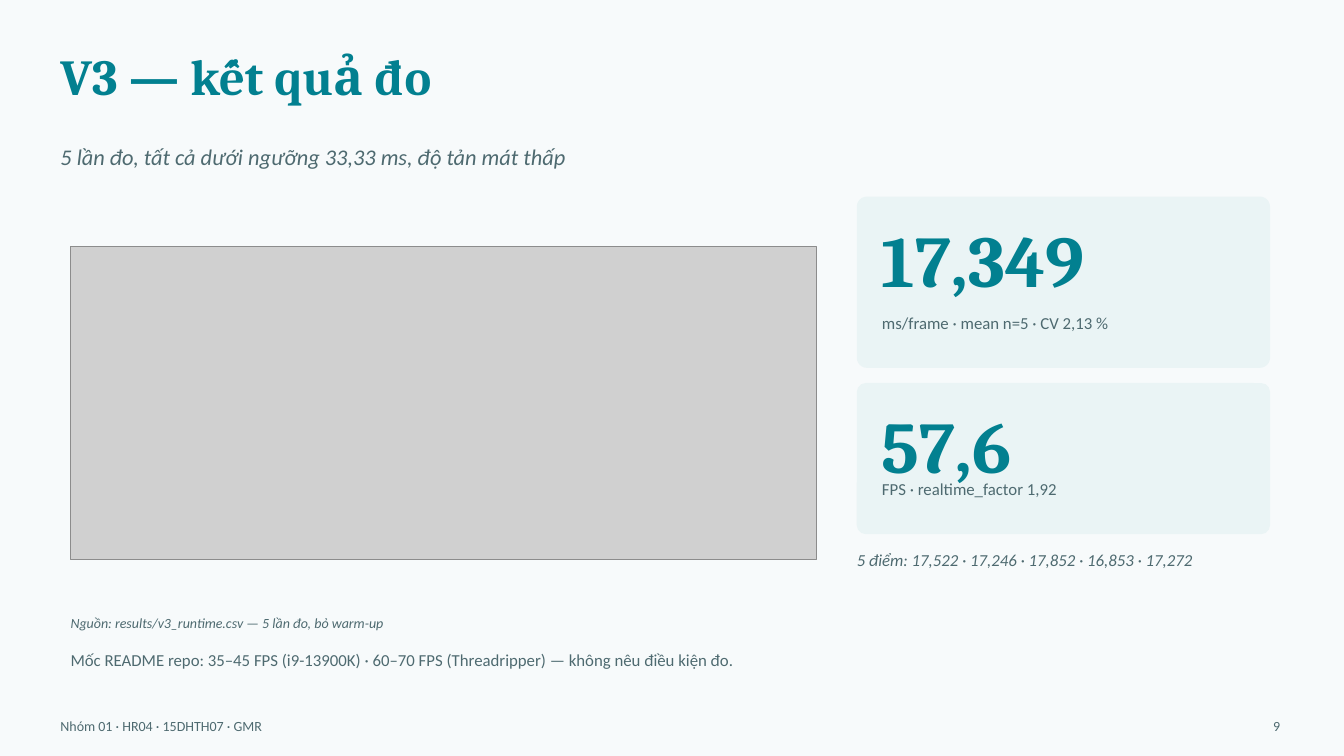
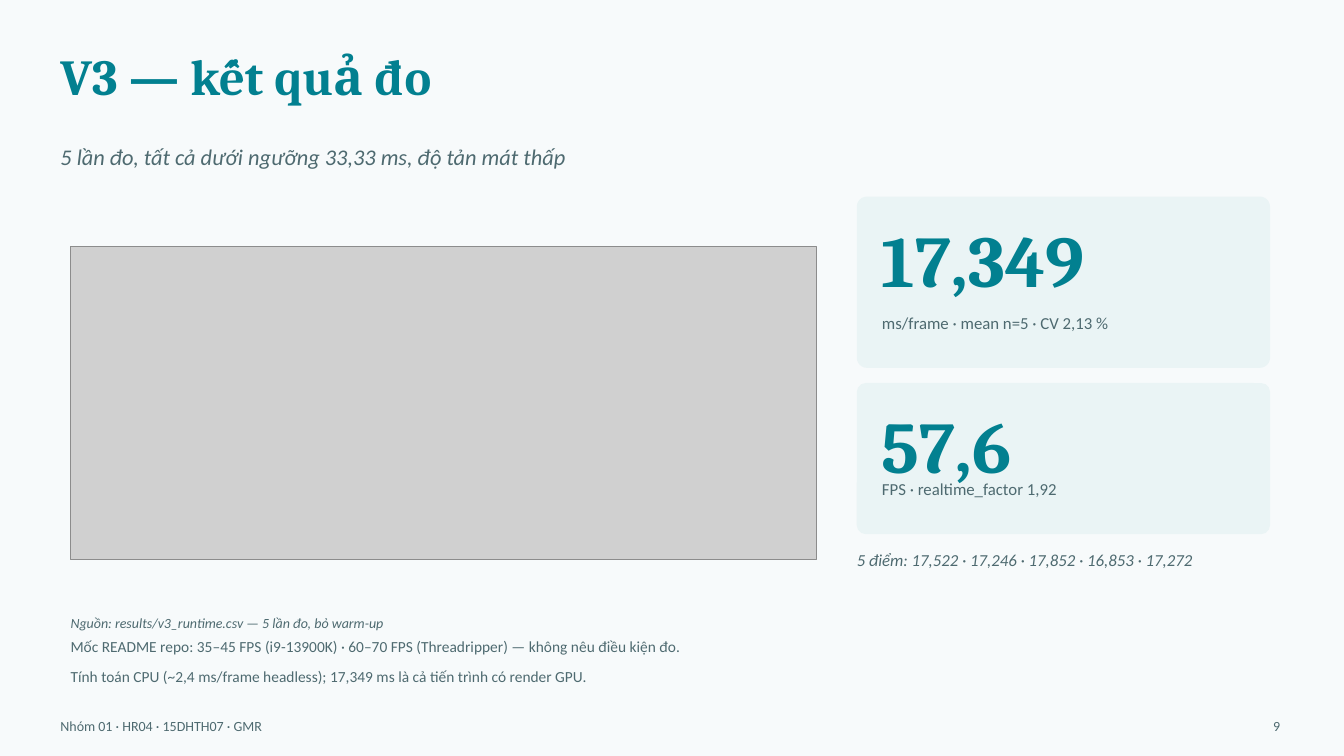
Before and after one commit to mtzwyu/GMR-Humanoid-Retargeting-Benchmark, a slide deck: slide 9 of report/slides.pptx. Drawn at 1344x756 pixels with LibreOffice and Linux fonts; fonts in the diff are those of the drawing; grey boxes stand for pictures. Boxes give left, top, right and bottom in pixels: in the first picture for what was removed or moved away, otherwise in the second. Text is boxed around its words. In the diff, an @@ line names an element or a change of style, - is before the commit and + after.

```diff
--- a/report/slides.pptx
+++ b/report/slides.pptx
@@ text "Mốc README repo: 35–45 FPS ...": place and size @@
-text "Mốc README repo: 35–45 FPS ..." at box(71, 653, 733, 669)
+text "Mốc README repo: 35–45 FPS ..." at box(71, 640, 680, 655)
@@ text "Mốc README repo: 35–45 FPS ..." at box(71, 640, 680, 655): size 12 to 11 pt @@
@@ text added at box(71, 670, 586, 684), 11 pt, text #4E6A70 @@
+Tính toán CPU (~2,4 ms/frame headless); 17,349 ms là cả tiến trình có render GPU.
```
Also in this commit, not shown: 1 other slide changed, 5 other files.
